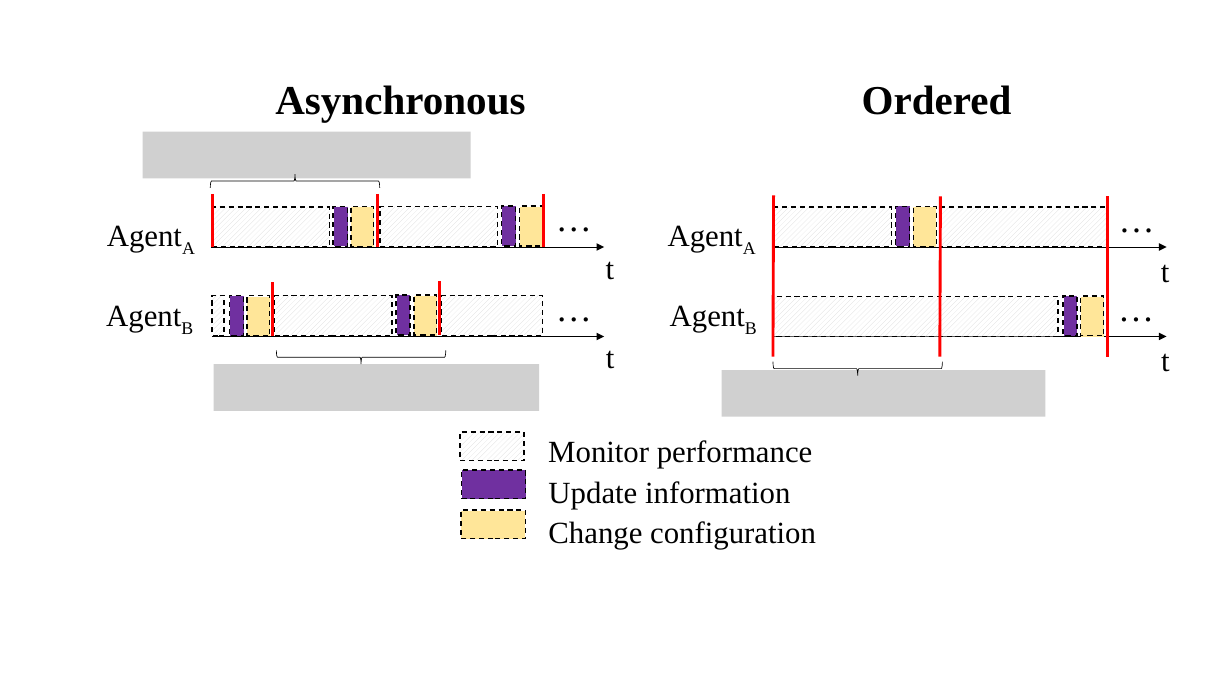
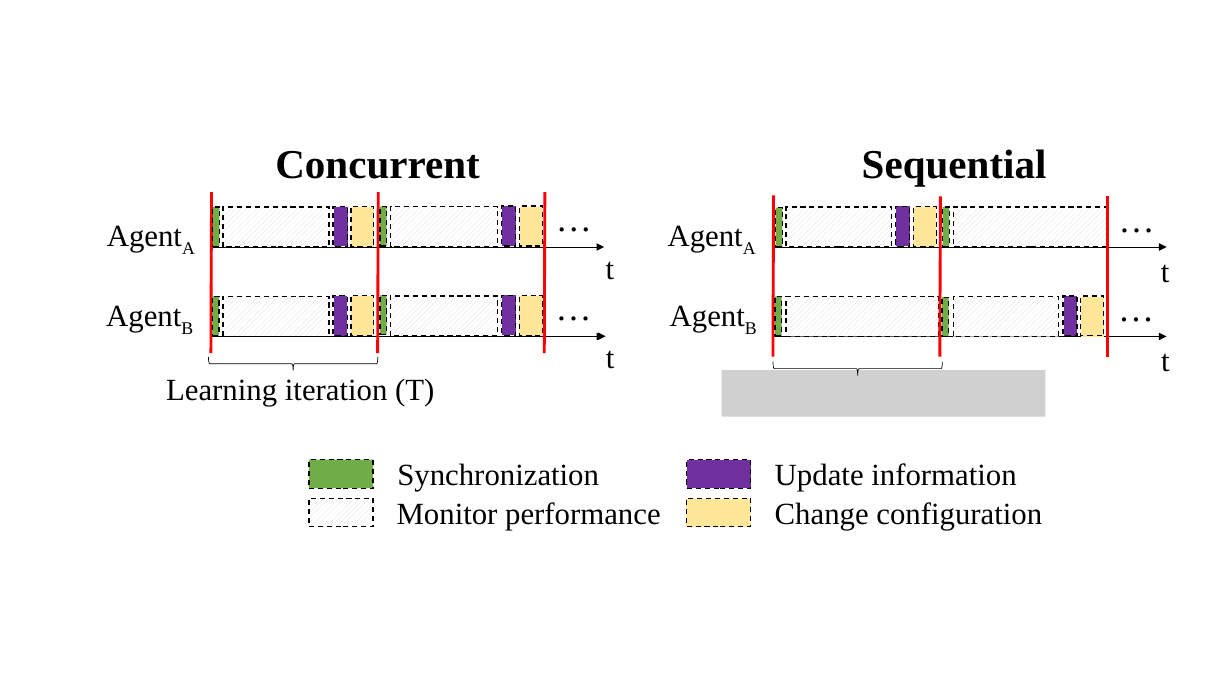
Before and after one commit to fwilhelmi/collaborative_sr_in_wns_via_selfish_mabs, a slide deck: slide 1 of Ordered Learning/resources/learning_procedure.pptx. Drawn at 1232x693 pixels with LibreOffice and Linux fonts; fonts in the diff are those of the drawing; grey boxes stand for pictures. Boxes give left, top, right and bottom in pixels: in the first picture for what was removed or moved away, otherwise in the second. Text is boxed around its words. In the diff, an @@ line names an element or a change of style, - is before the commit and + after.

```diff
--- a/Ordered Learning/resources/learning_procedure.pptx
+++ b/Ordered Learning/resources/learning_procedure.pptx
@@ text at (x1=862, y1=149, x2=1047, y2=186): text changed @@
-Ordered
+Sequential
@@ group removed at (x1=142, y1=132, x2=539, y2=410): 2 pictures, 2 lines, 1 left brace @@
@@ text at (x1=275, y1=150, x2=479, y2=179): text changed @@
-Asynchronous
+Concurrent
@@ line moved from (213, 194) - (213, 248) to (212, 192) - (211, 353) @@
@@ rectangle resized from (x1=212, y1=207, x2=329, y2=247) to (x1=223, y1=207, x2=329, y2=247) @@
@@ line moved from (378, 194) - (378, 248) to (378, 192) - (378, 353) @@
@@ rectangle resized from (x1=380, y1=207, x2=497, y2=247) to (x1=391, y1=207, x2=498, y2=247) @@
@@ line moved from (543, 194) - (543, 248) to (545, 192) - (544, 353) @@
@@ rectangle resized from (x1=775, y1=207, x2=892, y2=247) to (x1=787, y1=207, x2=892, y2=247) @@
@@ rectangle resized from (x1=940, y1=207, x2=1109, y2=247) to (x1=954, y1=207, x2=1108, y2=247) @@
@@ rectangle resized from (x1=212, y1=296, x2=224, y2=335) to (x1=213, y1=297, x2=219, y2=336) @@
@@ rectangle at (x1=213, y1=297, x2=219, y2=336): fill pattern #D9D9D9 on #FFFFFF to #70AD47 @@
@@ rectangle resized from (x1=274, y1=296, x2=392, y2=335) to (x1=223, y1=297, x2=329, y2=336) @@
@@ rectangle moved from (x1=396, y1=295, x2=409, y2=335) to (x1=333, y1=296, x2=347, y2=335) @@
@@ rectangle moved from (x1=414, y1=295, x2=437, y2=335) to (x1=351, y1=296, x2=374, y2=335) @@
@@ rectangle resized from (x1=442, y1=296, x2=543, y2=335) to (x1=391, y1=296, x2=498, y2=335) @@
@@ rectangle moved from (x1=229, y1=296, x2=243, y2=335) to (x1=502, y1=296, x2=516, y2=335) @@
@@ rectangle moved from (x1=247, y1=296, x2=270, y2=335) to (x1=519, y1=296, x2=543, y2=335) @@
@@ rectangle resized from (x1=773, y1=297, x2=1058, y2=336) to (x1=787, y1=297, x2=939, y2=336) @@
@@ left brace moved from (x1=276, y1=350, x2=445, y2=364) to (x1=209, y1=357, x2=378, y2=371) @@
@@ group added at (x1=166, y1=207, x2=1059, y2=491): 9 rectangles, 2 texts, 1 arrow @@
+Synchronization
+Learning iteration (T)
@@ rectangle moved from (x1=461, y1=470, x2=525, y2=499) to (x1=687, y1=460, x2=750, y2=489) @@
@@ text "Update information" moved from (x1=548, y1=481, x2=790, y2=510) to (x1=775, y1=463, x2=1016, y2=491) @@
@@ rectangle moved from (x1=460, y1=432, x2=524, y2=460) to (x1=309, y1=498, x2=372, y2=527) @@
@@ text "Monitor performance" moved from (x1=548, y1=440, x2=813, y2=468) to (x1=397, y1=502, x2=661, y2=530) @@
@@ rectangle moved from (x1=461, y1=510, x2=525, y2=539) to (x1=687, y1=498, x2=750, y2=527) @@
@@ text "Change configuration" moved from (x1=548, y1=521, x2=816, y2=549) to (x1=775, y1=502, x2=1042, y2=530) @@
```
Also in this commit, not shown: 22 other files.
